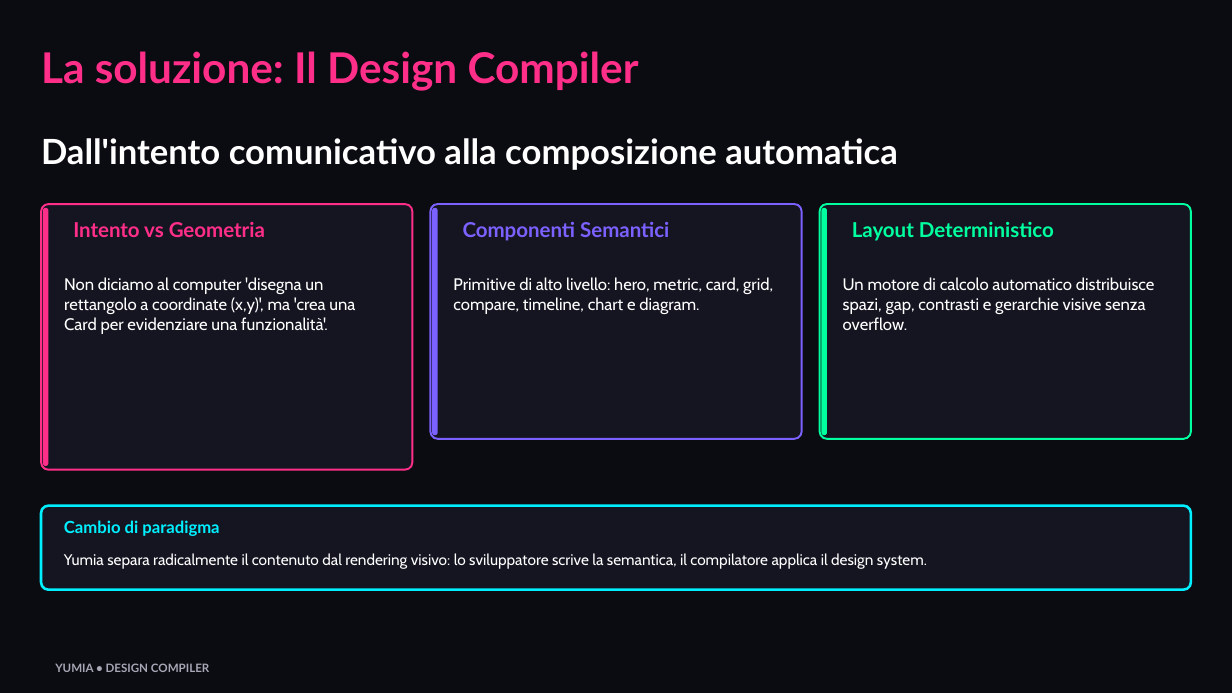
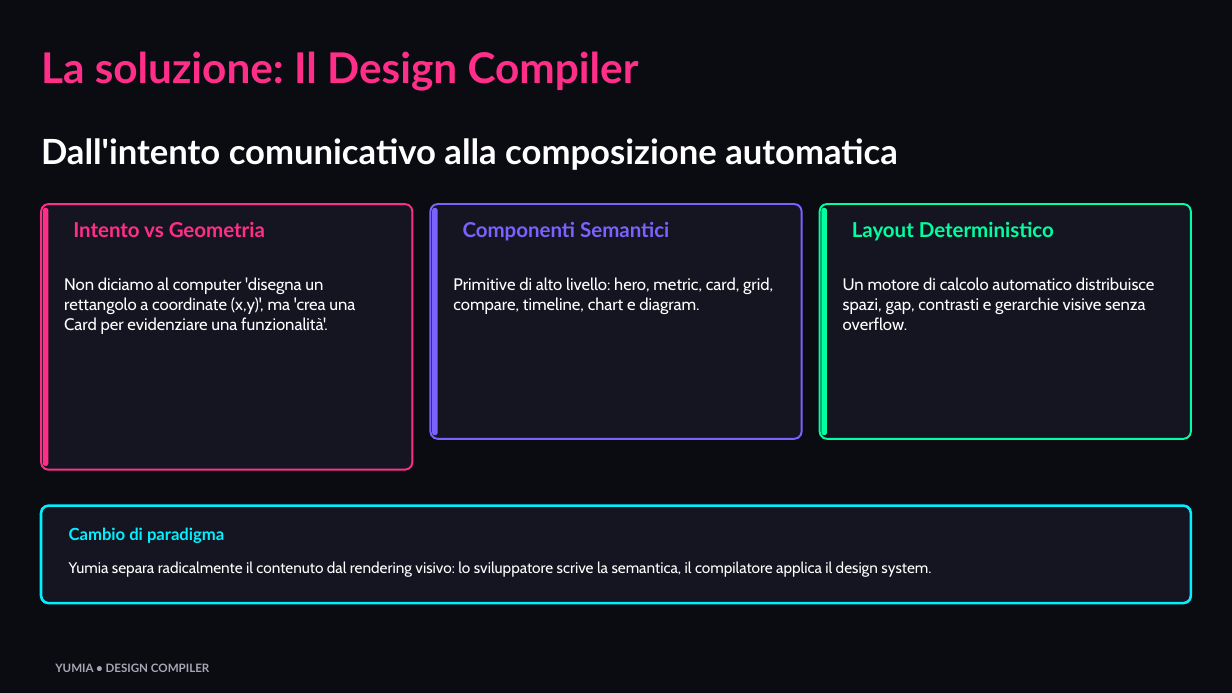
Before and after one commit to biagio-scaglia/Yumia-MD, a slide deck: slide 3 of presentation.pptx. Drawn at 1232x693 pixels with LibreOffice and Linux fonts; fonts in the diff are those of the drawing. Boxes give left, top, right and bottom in pixels: in the first picture for what was removed or moved away, otherwise in the second. Text is boxed around its words. In the diff, an @@ line names an element or a change of style, - is before the commit and + after.

Commit message:
fix(parser,layout,pptx): stop diagram ghost nodes, code overflow, and VS wrap
Parse full bracket labels in node directives, ignore orphan diagram aliases, size code blocks for wrapped lines, and widen compare VS badges.

```diff
--- a/presentation.pptx
+++ b/presentation.pptx
@@ rounded rectangle: place and size @@
-rounded rectangle at bbox=[41, 506, 1190, 590]
+rounded rectangle at bbox=[41, 506, 1190, 604]
@@ rounded rectangle at bbox=[41, 506, 1190, 604]: proportions changed @@
@@ text "Cambio di paradigma": place and size @@
-text "Cambio di paradigma" at bbox=[64, 520, 219, 536]
+text "Cambio di paradigma" at bbox=[69, 527, 224, 543]
@@ text "Yumia separa radicalmente il contenuto ...": place and size @@
-text "Yumia separa radicalmente il contenuto ..." at bbox=[64, 553, 927, 569]
+text "Yumia separa radicalmente il contenuto ..." at bbox=[69, 561, 931, 577]
```
Also in this commit, not shown: 9 other slides changed, 8 other files.
